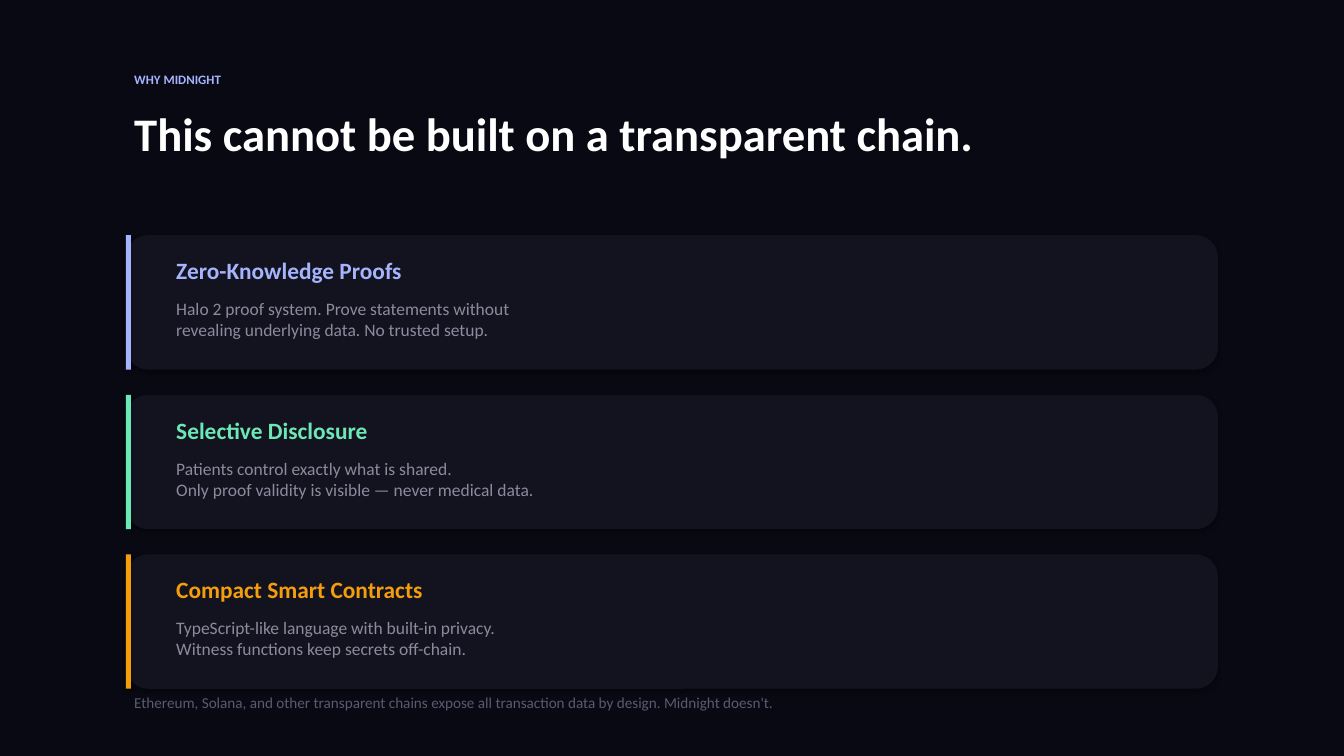
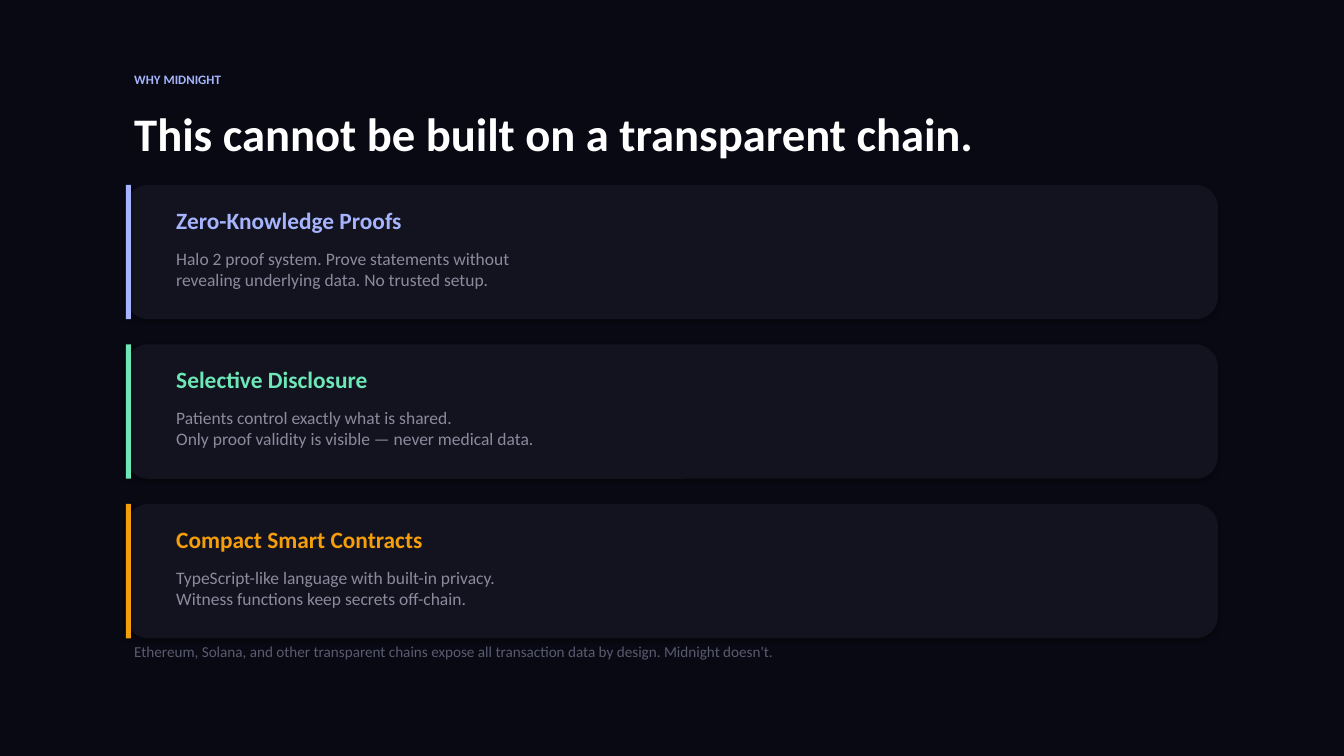
Before and after one commit to 0xNoramiya/nightrx, a slide deck: slide 8 of NightRx-Pitch-Deck.pptx. Drawn at 1344x756 pixels with LibreOffice and Linux fonts; fonts in the diff are those of the drawing. Boxes give left, top, right and bottom in pixels: in the first picture for what was removed or moved away, otherwise in the second. Text is boxed around its words. In the diff, an @@ line names an element or a change of style, - is before the commit and + after.

```diff
--- a/NightRx-Pitch-Deck.pptx
+++ b/NightRx-Pitch-Deck.pptx
@@ 7 texts, 3 rounded rectangles, 3 rectangles: place and size @@
-7 texts, 3 rounded rectangles, 3 rectangles at [126, 235, 1218, 711]
+7 texts, 3 rounded rectangles, 3 rectangles at [126, 185, 1218, 660]
```
Also in this commit, not shown: 4 other slides changed.
